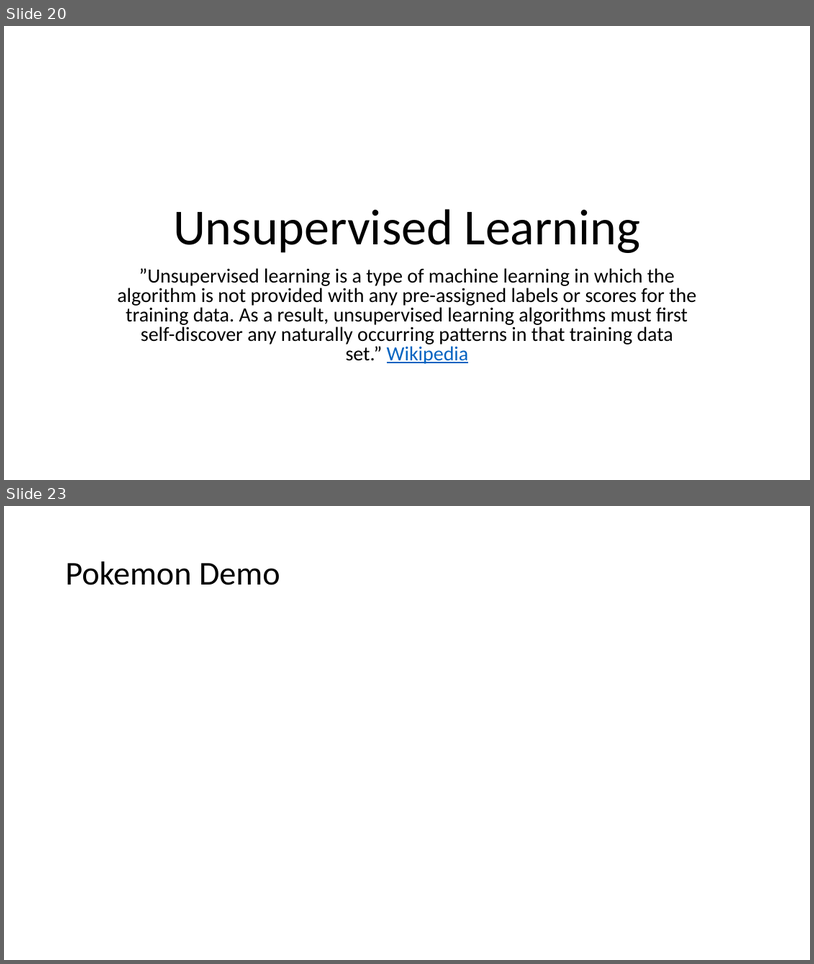
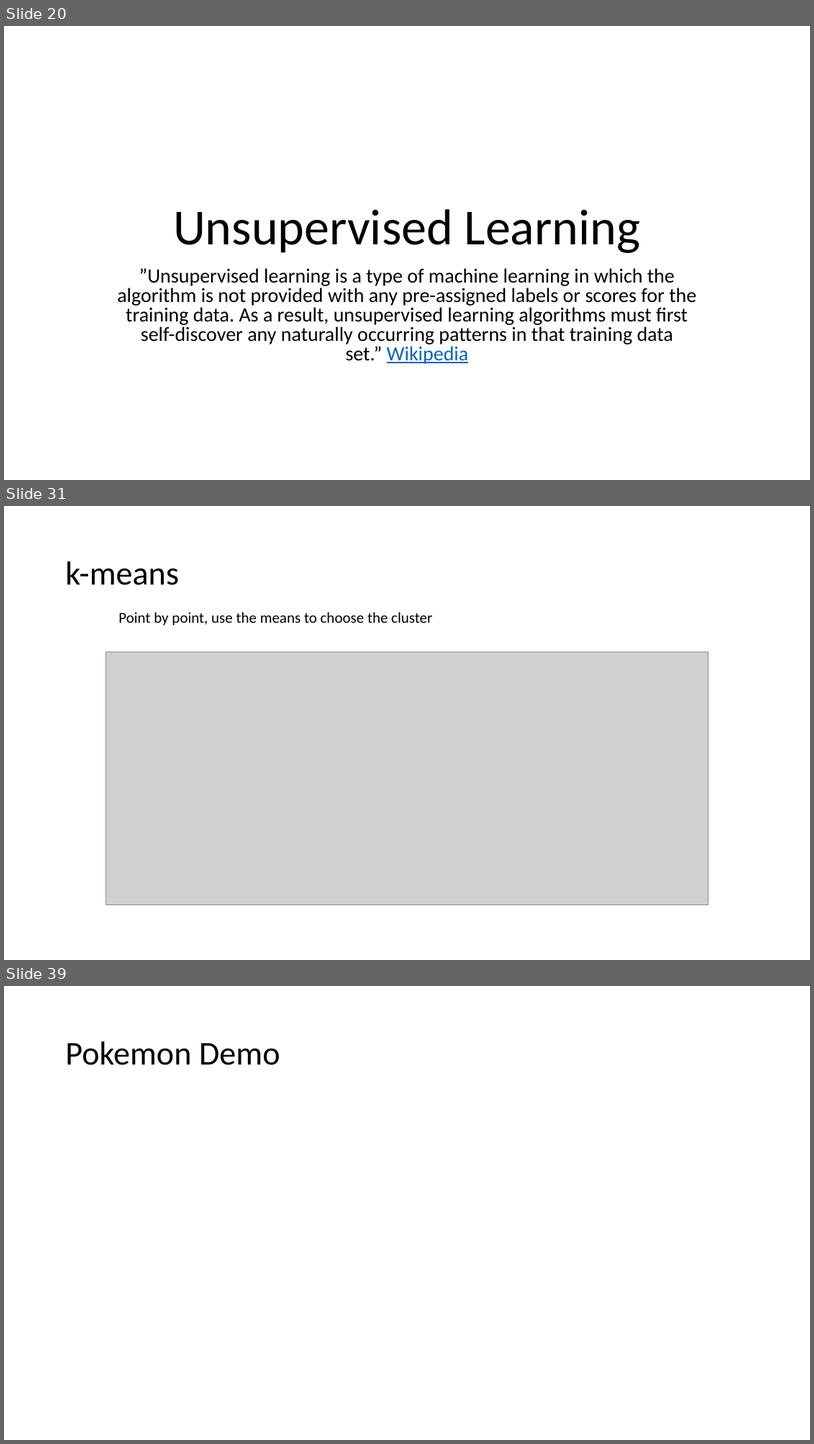
Before and after one commit to alfredofonseca/Python_ML_AFJ_DEMO, a slide deck: afj_ml_demo.pptx. Shown one above the other, each under a label of ours: slides 20 and 23 before the commit, slides 20, 31 and 39 after it; the slides between them are not shown. The pictures are 814x964 and 814x1444 pixels, drawn with LibreOffice and Linux fonts; fonts in the diff are those of the drawing; grey boxes stand for pictures. Boxes give left, top, right and bottom in pixels: in the first picture for what was removed or moved away, otherwise in the second. Text is boxed around its words. In the diff, an @@ line names an element or a change of style, - is before the commit and + after.

```diff
--- a/afj_ml_demo.pptx
+++ b/afj_ml_demo.pptx
@@ slide 31 added at bbox=[4, 506, 810, 960], background #FFFFFF @@
@@ title added at bbox=[65, 561, 179, 585], 39.6 pt, text #000000 @@
+k-means
@@ text added at bbox=[118, 612, 432, 626], 18 pt, text #000000 @@
+Point by point, use the means to choose the cluster
@@ picture added at bbox=[106, 651, 709, 905] @@
@@ what was slide 23 is now slide 39 @@
```
Also in this commit, not shown: 21 other slides added, 3 slides removed, 4 other files.
